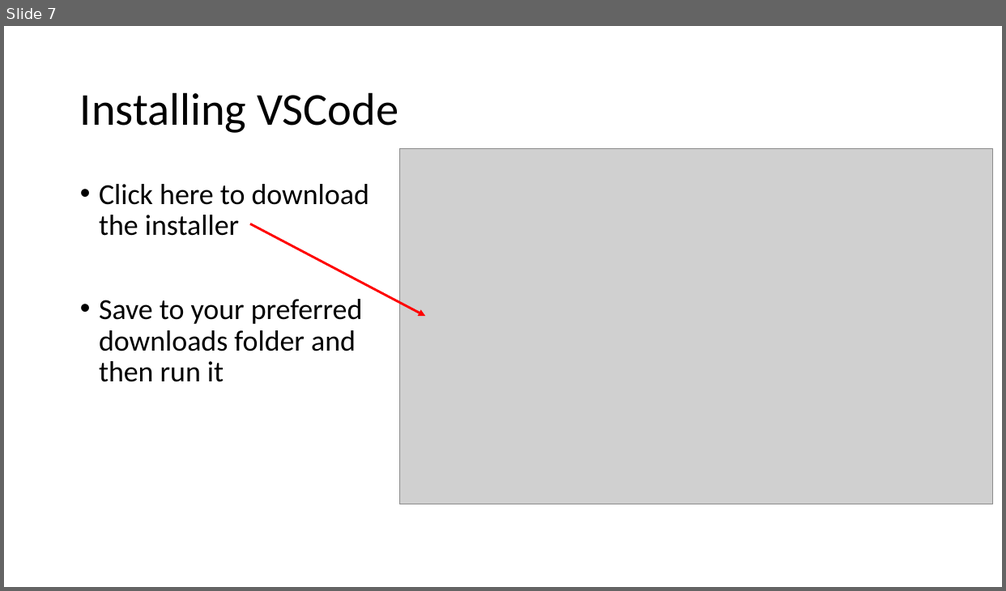
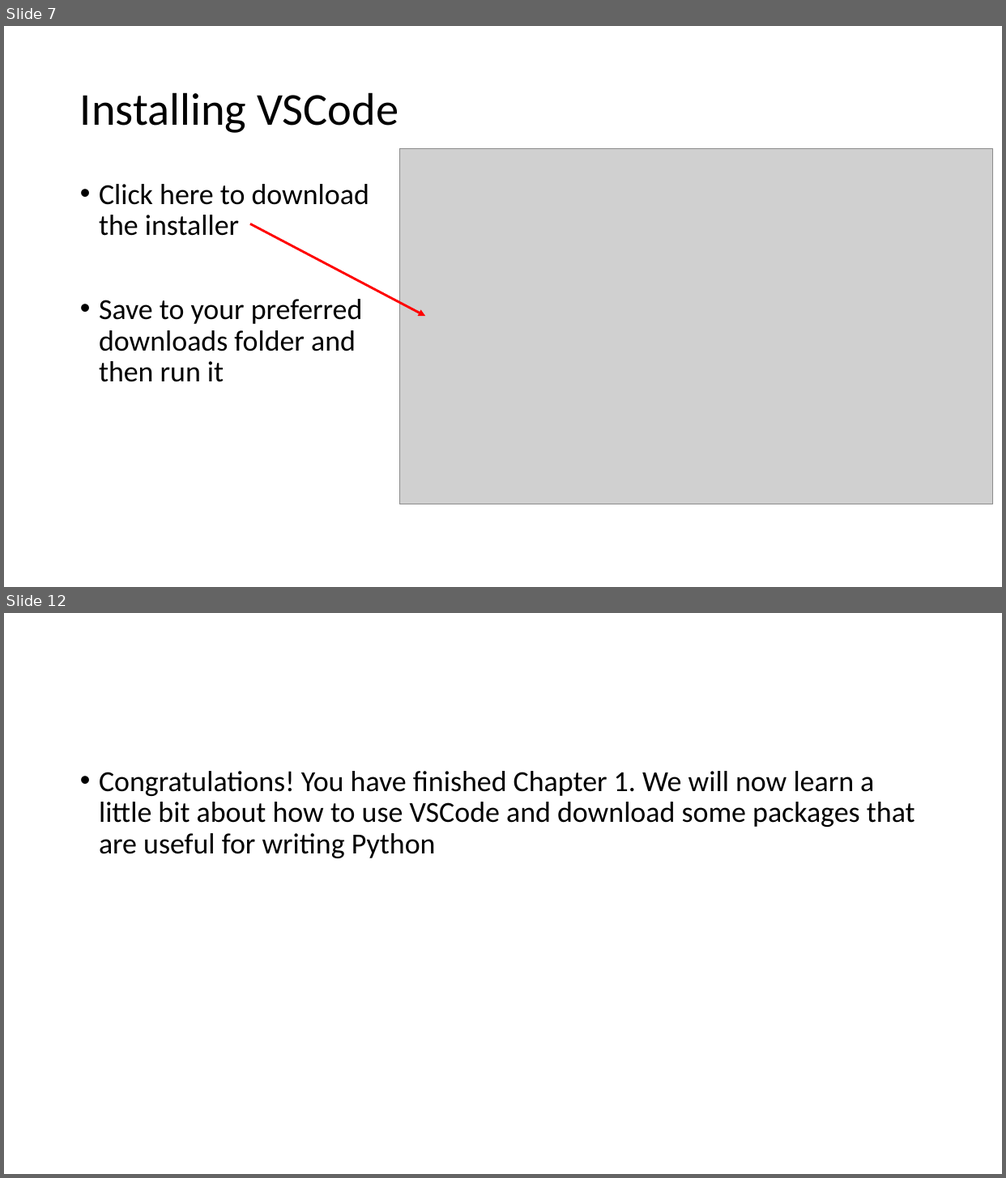
Before and after one commit to samwyss/purdue_win_python_workshop, a slide deck: 1 Getting Started/Chapter 1.pptx. Shown one above the other, each under a label of ours: slide 7 before the commit, slides 7 and 12 after it; the slides between them are not shown. The pictures are 1006x591 and 1006x1178 pixels, drawn with LibreOffice and Linux fonts; fonts in the diff are those of the drawing; grey boxes stand for pictures. Boxes give left, top, right and bottom in pixels: in the first picture for what was removed or moved away, otherwise in the second. Text is boxed around its words. In the diff, an @@ line names an element or a change of style, - is before the commit and + after.

Commit message:
updated chapter 1 slides

```diff
--- a/1 Getting Started/Chapter 1.pptx
+++ b/1 Getting Started/Chapter 1.pptx
@@ slide 12 added at [4, 613, 1002, 1174], background #FFFFFF @@
@@ text added at [99, 771, 915, 858], 28 pt, text #000000 @@
+• Congratulations! You have finished Chapter 1. We will now learn a little bit about how to use VSCode and download some packages that are useful for writing Python
```
Also in this commit, not shown: 2 slides changed, 2 other slides added.
